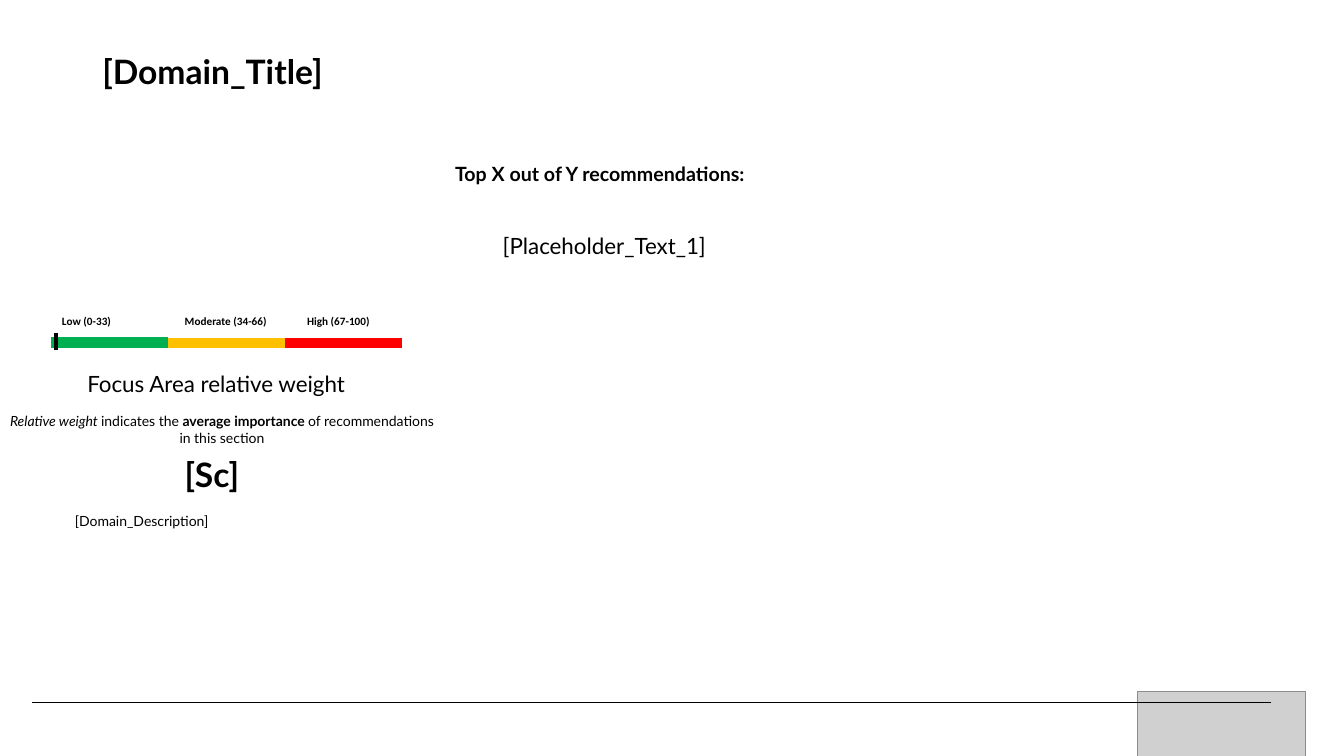
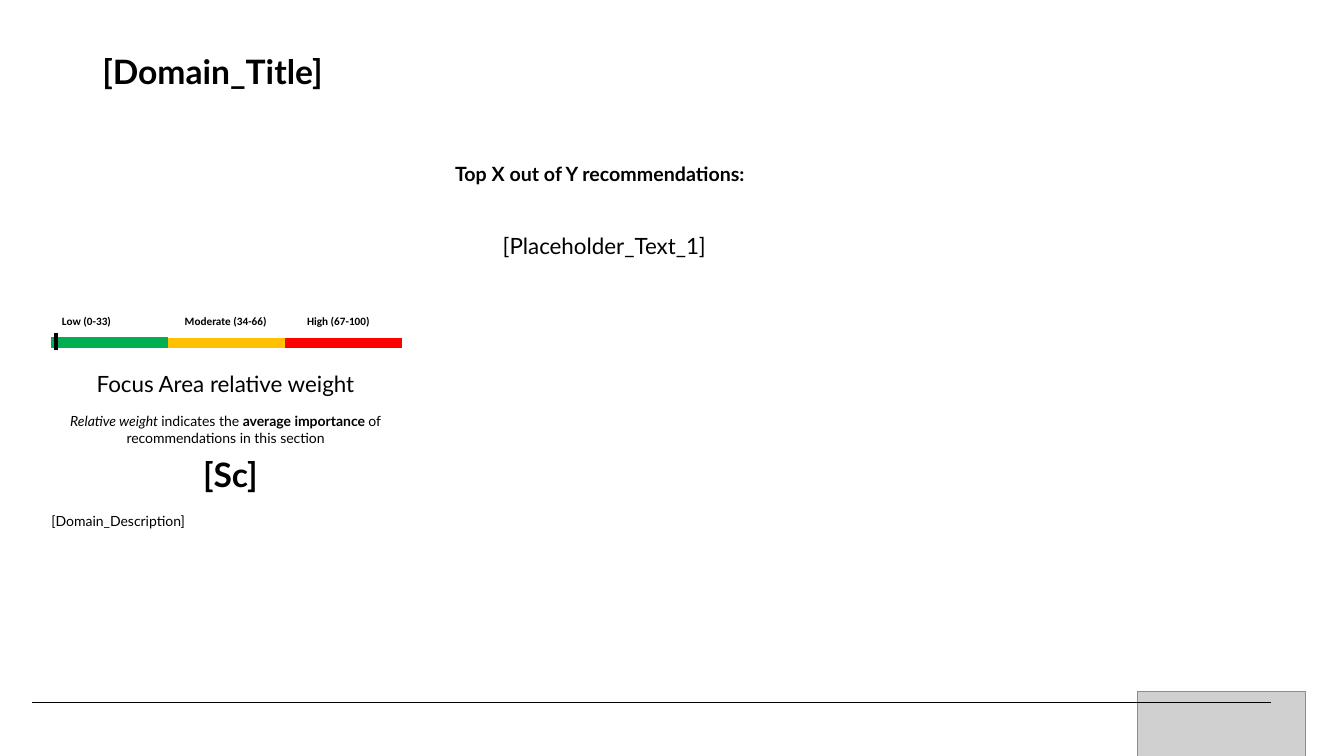
Before and after one commit to Azure/WellArchitected-Tools, a slide deck: slide 11 of WARP/PnP_PowerPointReport_Template.pptx. Drawn at 1344x756 pixels with LibreOffice and Linux fonts; fonts in the diff are those of the drawing; grey boxes stand for pictures. Boxes give left, top, right and bottom in pixels: in the first picture for what was removed or moved away, otherwise in the second. Text is boxed around its words. In the diff, an @@ line names an element or a change of style, - is before the commit and + after.

```diff
--- a/WARP/PnP_PowerPointReport_Template.pptx
+++ b/WARP/PnP_PowerPointReport_Template.pptx
@@ text "Focus Area relative weight": place and size @@
-text "Focus Area relative weight" at bbox=[87, 375, 344, 396]
+text "Focus Area relative weight" at bbox=[97, 375, 354, 396]
@@ text "Relative weight indicates the average ..." rewrapped from bbox=[10, 415, 434, 443] to bbox=[70, 415, 381, 443] @@
@@ text "[Sc]": place and size @@
-text "[Sc]" at bbox=[185, 461, 240, 493]
+text "[Sc]" at bbox=[203, 461, 258, 493]
@@ text "[Domain_Description]": place and size @@
-text "[Domain_Description]" at bbox=[75, 515, 208, 529]
+text "[Domain_Description]" at bbox=[51, 515, 184, 529]
```
Also in this commit, not shown: 1 other slide changed.
